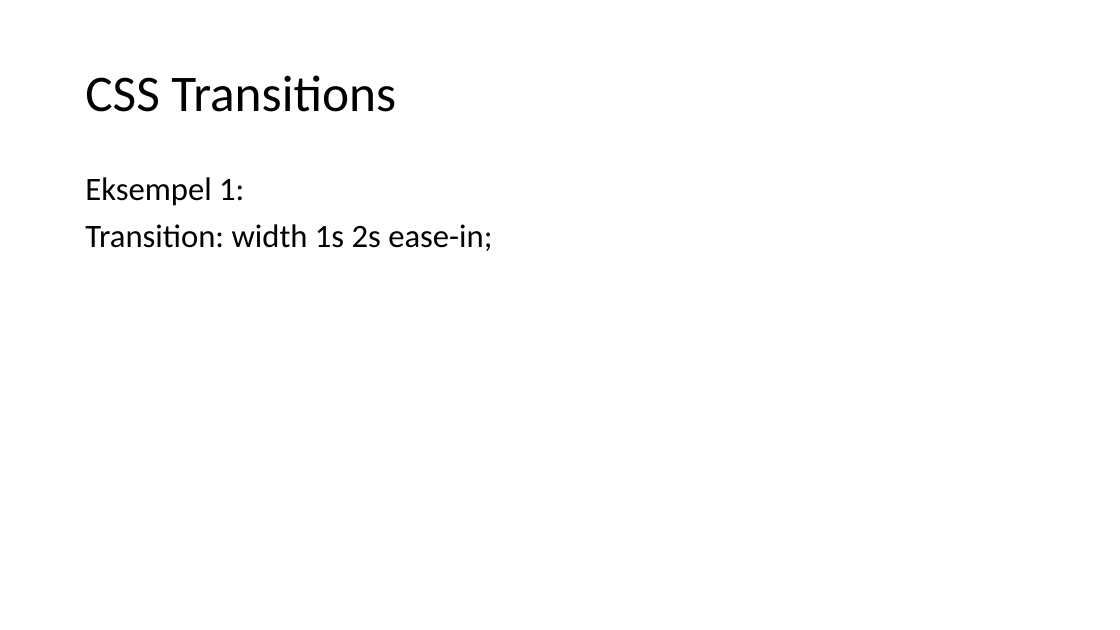
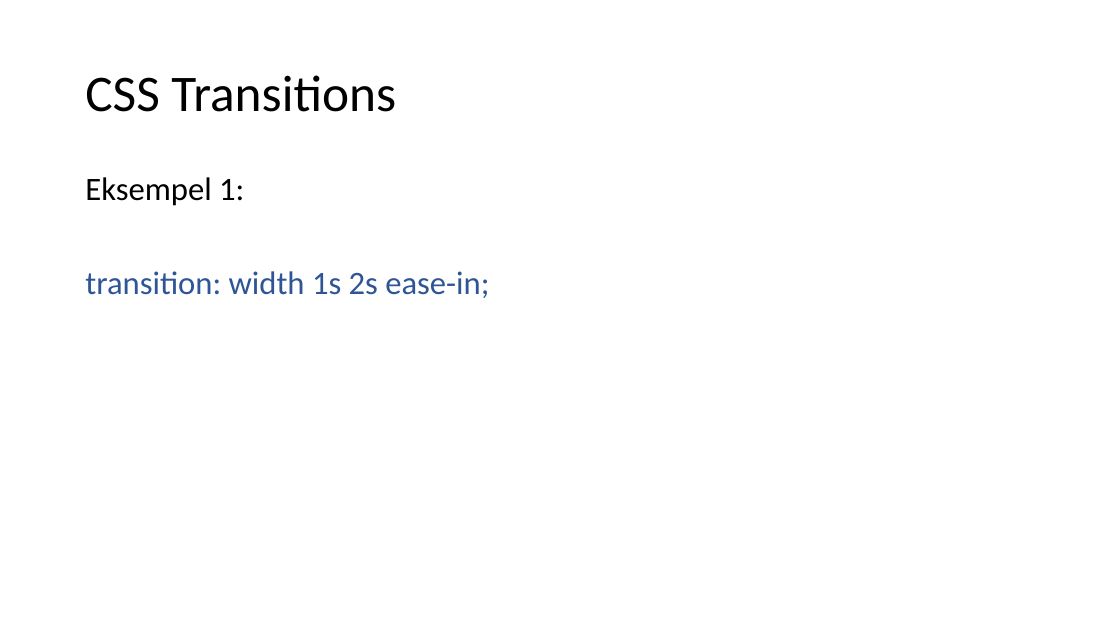
Before and after one commit to AizanM/IT2, a slide deck: slide 4 of Uke 5/Uke5-Presentasjon.pptx. Drawn at 1120x630 pixels with LibreOffice and Linux fonts; fonts in the diff are those of the drawing. Boxes give left, top, right and bottom in pixels: in the first picture for what was removed or moved away, otherwise in the second. Text is boxed around its words. In the diff, an @@ line names an element or a change of style, - is before the commit and + after.

```diff
--- a/Uke 5/Uke5-Presentasjon.pptx
+++ b/Uke 5/Uke5-Presentasjon.pptx
@@ text at box(85, 271, 489, 298): text changed; text colour #000000 to #2F5597 @@
-Transition: width 1s 2s ease-in;
+transition: width 1s 2s ease-in;
```
Also in this commit, not shown: 3 other slides changed, 1 other file.
